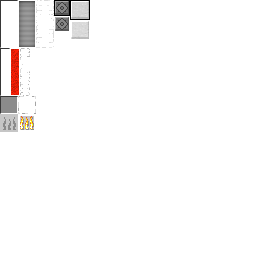
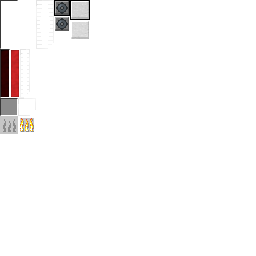
The second (256, 256) image is a revision of the first. Changes to its layers:
painted on "Layer #1" over [18, 0, 54, 116]
painted on "Layer #2" over [11, 1, 35, 97]
painted on "Layer #3" over [56, 2, 68, 30]
painted on "Layer" over [0, 47, 34, 134]
